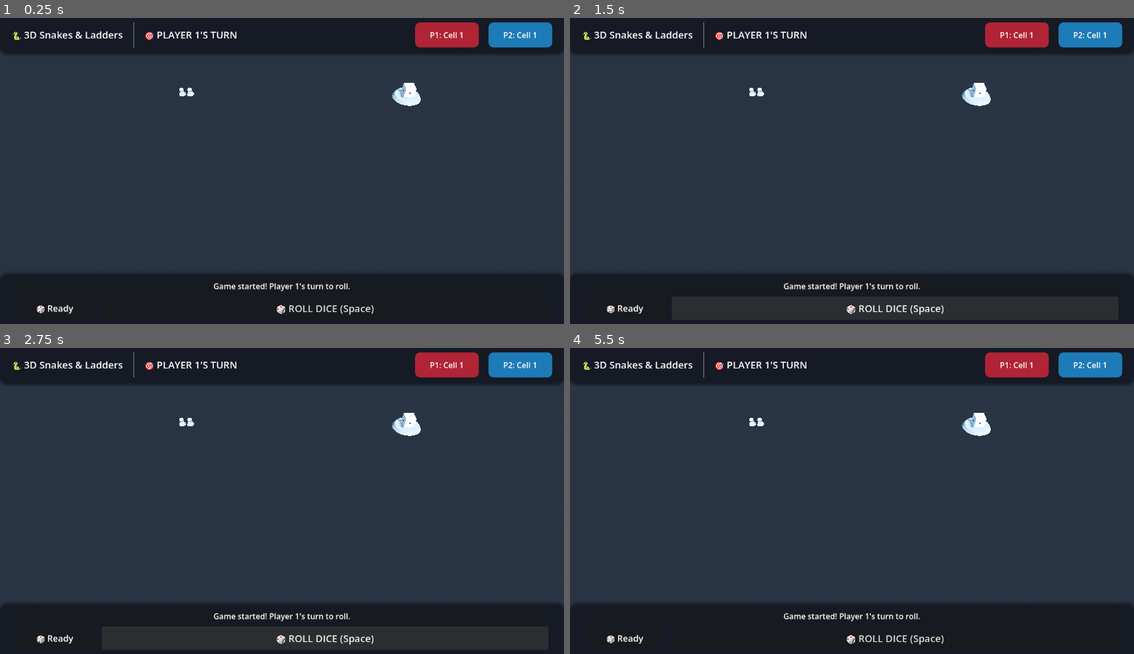
Above: before the commit, frames 1-4 (two rows, left to right).
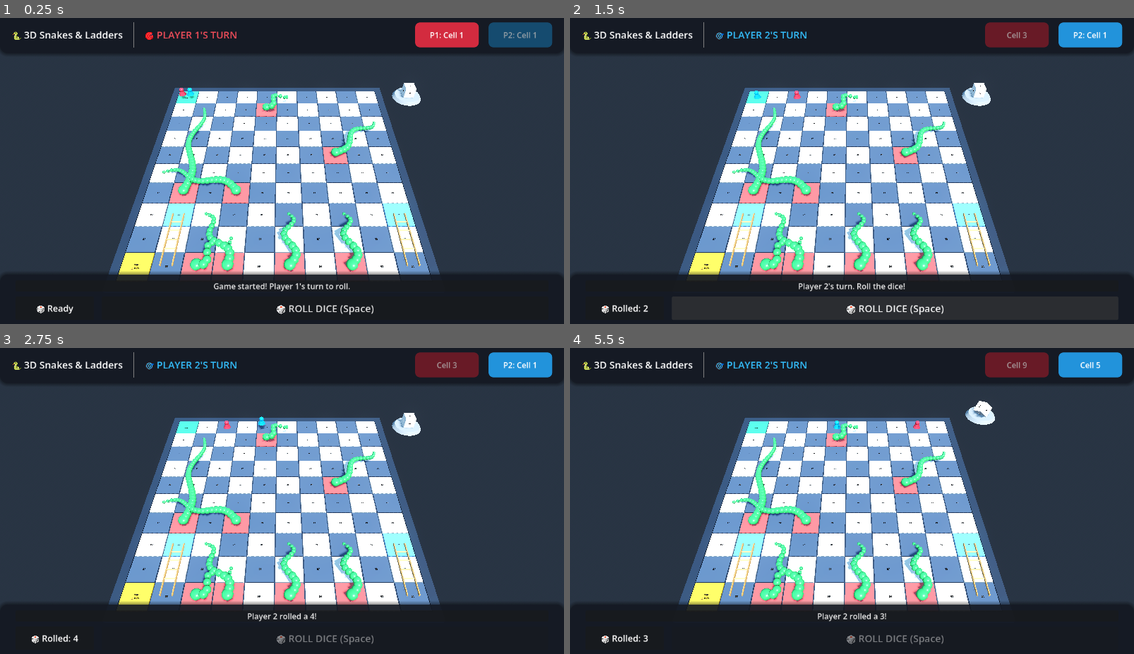
Above: after the commit, the same moments.

Repository: kapilthakare-cyberpunk/3d-snakes-ladders
Game: Godot game, scene res://Main.tscn
The game is run twice, just before and just after one commit, with the same random seed, the same clock (stepped at 60 frames per second) and the same inputs.
Inputs (mouse positions are in pixels of both pictures, inside the frame that each line leads up to):
- Up to frame 1 (0.25 s): no input
- Up to frame 2 (1.5 s): click "🎲 ROLL DICE (Space)" at 0.5 s; click (897, 308) at 1.25 s, where only the run before the commit has a clickable "🎲 ROLL DICE (Space)"
- Up to frame 3 (2.75 s): click "🎲 ROLL DICE (Space)" at 2 s
- Up to frame 4 (5.5 s): move the mouse to (976, 488) at 2.77 s; hold Space (roll_dice) 2.78-3.53 s; click (976, 488) at 2.92 s; move the mouse to (739, 519) at 3.52 s; tap Space (roll_dice) at 3.6, 5.1 s; click (739, 519) at 3.67 s; move the mouse to (908, 436) at 4.27 s; hold Space (roll_dice) 4.28-5.03 s; click (908, 436) at 4.42 s; tap Enter at 5 s; move the mouse to (823, 568) at 5.02 s; click (823, 568) at 5.17 s

The runs differ from the first frame. In frame 1, 31% of the frame differs, in the area x 19-98%, y 1-89%; in frame 2, 31%; in frame 3, 31%; in frame 4, 32%, in the area x 5-98%, y 1-98%.
Error before the commit: Parse Error: Identifier "SnLData" not declared in the current scope. (res://src/Board.gd:89)

Commit message:
fix: resolve autoload scope resolution and sort_custom runtime error

Diff:
--- a/singleton/GameController.gd
+++ b/singleton/GameController.gd
@@ -37,7 +37,9 @@
 
 func _process(_delta: float) -> void:
 	if players.is_empty():
-		_register_players()
+		var found := get_tree().get_nodes_in_group("players")
+		if not found.is_empty():
+			_register_players()
 
 func _register_players() -> void:
 	var found := get_tree().get_nodes_in_group("players")
@@ -45,8 +47,12 @@
 		return
 
 	players.clear()
-	# Sort players by player_id to ensure deterministic turn order
-	found.sort_custom(func(a, b): return a.get("player_id", 0) < b.get("player_id", 0))
+	# Sort players deterministically by player_id
+	found.sort_custom(func(a, b):
+		var id_a: int = a.player_id if "player_id" in a else 0
+		var id_b: int = b.player_id if "player_id" in b else 0
+		return id_a < id_b
+	)
 
 	for i in range(found.size()):
 		var node = found[i]
--- a/singleton/SnLData.gd
+++ b/singleton/SnLData.gd
@@ -2,8 +2,7 @@
 
 ## SnLData - Snakes and Ladders board layout data & helpers (AutoLoad)
 
-# start_cell -> end_cell  (start > end = snake, start < end = ladder)
-var connections: Dictionary = {
+const connections: Dictionary = {
 	16: 6,
 	48: 30,
 	62: 19,
@@ -16,24 +15,14 @@
 	98: 84,
 }
 
-# Inverted dictionary: end_cell -> Array of start_cells
-var reverse_connections: Dictionary = {}
-
-func _ready() -> void:
-	for start_cell in connections.keys():
-		var end_cell: int = connections[start_cell]
-		if not reverse_connections.has(end_cell):
-			reverse_connections[end_cell] = []
-		reverse_connections[end_cell].append(start_cell)
-
-func get_destination(cell: int) -> int:
+static func get_destination(cell: int) -> int:
 	return connections.get(cell, cell)
 
-func is_special_cell(cell: int) -> bool:
+static func is_special_cell(cell: int) -> bool:
 	return connections.has(cell)
 
-func is_ladder_base(cell: int) -> bool:
+static func is_ladder_base(cell: int) -> bool:
 	return connections.has(cell) and connections[cell] > cell
 
-func is_snake_head(cell: int) -> bool:
+static func is_snake_head(cell: int) -> bool:
 	return connections.has(cell) and connections[cell] < cell
--- a/src/Board.gd
+++ b/src/Board.gd
@@ -4,6 +4,8 @@
 const BOARD_SIZE := 10
 const CELL_SIZE := 2.0
 const BOARD_ORIGIN := Vector3(-9.0, 0.0, -9.0) # Center of cell 1 at bottom-left
+
+const SnLScript = preload("res://singleton/SnLData.gd")
 
 var cells: Array[Vector3] = [] # 1-based world positions (index 0 unused)
 var tiles_container: Node3D
@@ -86,9 +88,9 @@
 			tile.material_override = mat_start
 		elif idx == 100:
 			tile.material_override = mat_win
-		elif SnLData.is_ladder_base(idx):
+		elif SnLScript.is_ladder_base(idx):
 			tile.material_override = mat_ladder_base
-		elif SnLData.is_snake_head(idx):
+		elif SnLScript.is_snake_head(idx):
 			tile.material_override = mat_snake_head
 		elif (idx % 2 == 0):
 			tile.material_override = mat_light
@@ -174,8 +176,8 @@
 	var ladder_prefab := preload("res://models/LadderModel.tscn")
 	var snake_prefab := preload("res://models/SnakeModel.tscn")
 
-	for start_cell in SnLData.connections.keys():
-		var end_cell: int = SnLData.connections[start_cell]
+	for start_cell in SnLScript.connections.keys():
+		var end_cell: int = SnLScript.connections[start_cell]
 		var start_pos: Vector3 = cells[start_cell]
 		var end_pos: Vector3 = cells[end_cell]
 		var is_ladder: bool = start_cell < end_cell
--- a/src/Player.gd
+++ b/src/Player.gd
@@ -1,5 +1,7 @@
 class_name Player
 extends Node3D
+
+const SnLScript = preload("res://singleton/SnLData.gd")
 
 @export var player_id: int = 1
 var current_cell: int = 1
@@ -94,8 +96,8 @@
 	var landing_cell: int = path[-1]
 
 	# Check if landing cell triggers snake or ladder
-	if SnLData.connections.has(landing_cell):
-		var destination_cell: int = SnLData.connections[landing_cell]
+	if SnLScript.connections.has(landing_cell):
+		var destination_cell: int = SnLScript.connections[landing_cell]
 		var is_ladder: bool = landing_cell < destination_cell
 
 		# Trigger event callback before animation
